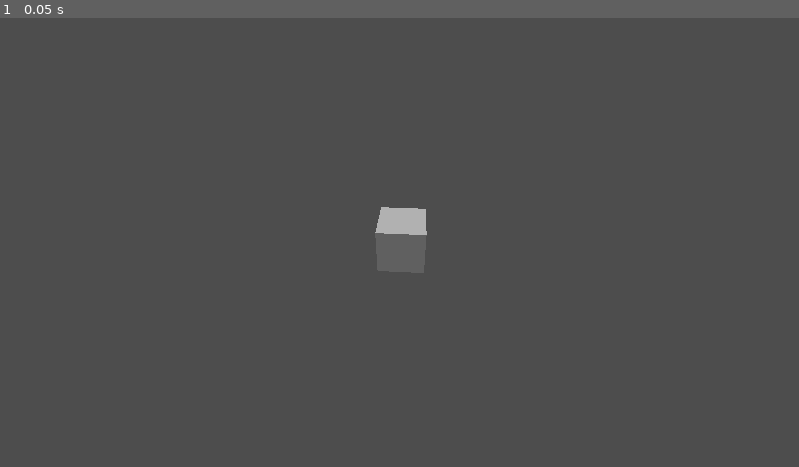
Above: before the commit, frame 1.
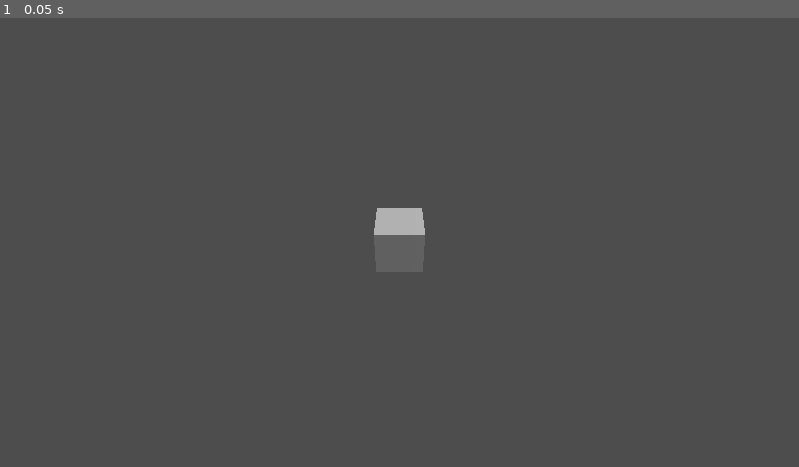
Above: after the commit, the same moment.

Repository: fwsmit/tooth-removal
Game: Godot game, scene res://main.tscn
Two runs of this game, one before a commit and one after it. Both use one fixed random seed, a clock stepped at 60 frames per second and the inputs below.
Inputs:
- Up to frame 1 (0.05 s): no input

The runs differ from the first frame. In frame 1, less than 0.1% of the frame differs, in the area x 46-54%, y 42-49%.

Commit message:
Move camera

Diff:
--- a/src/main.tscn
+++ b/src/main.tscn
@@ -5,7 +5,7 @@
 [node name="Node3D" type="Node3D"]
 
 [node name="Camera3D" type="Camera3D" parent="."]
-transform = Transform3D(0.067945, 0.602105, -0.79552, -1.30867e-08, 0.797363, 0.6035, 0.997689, -0.0410048, 0.0541768, -5.12465, 3.80373, 0.290576)
+transform = Transform3D(-4.37114e-08, 0.603208, -0.797584, 0, 0.797584, 0.603208, 1, 2.63671e-08, -3.48635e-08, -5.125, 3.804, 0)
 
 [node name="CSGBox3D" type="CSGBox3D" parent="."]
 script = ExtResource("1_uqr3u")
